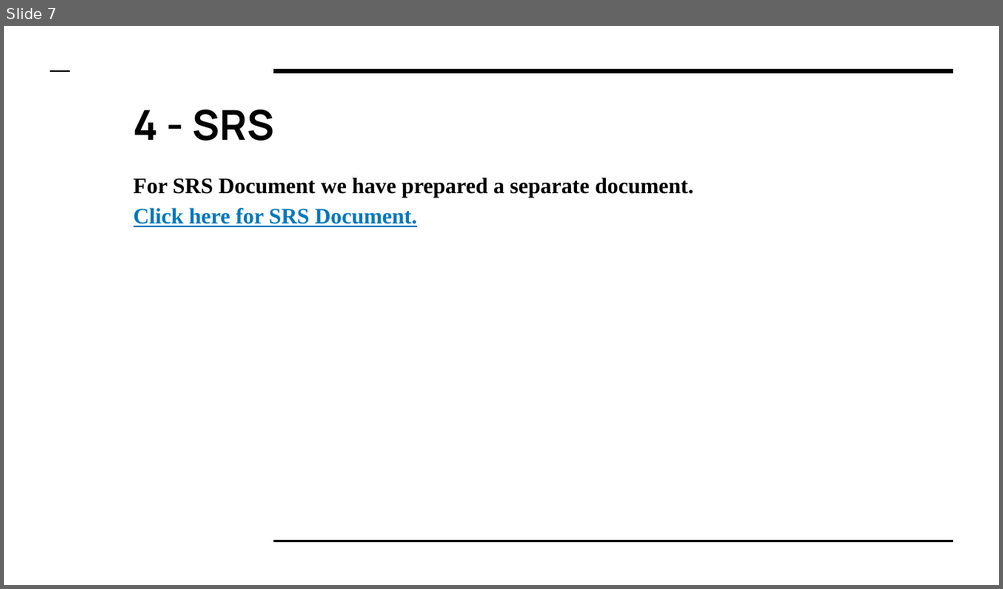
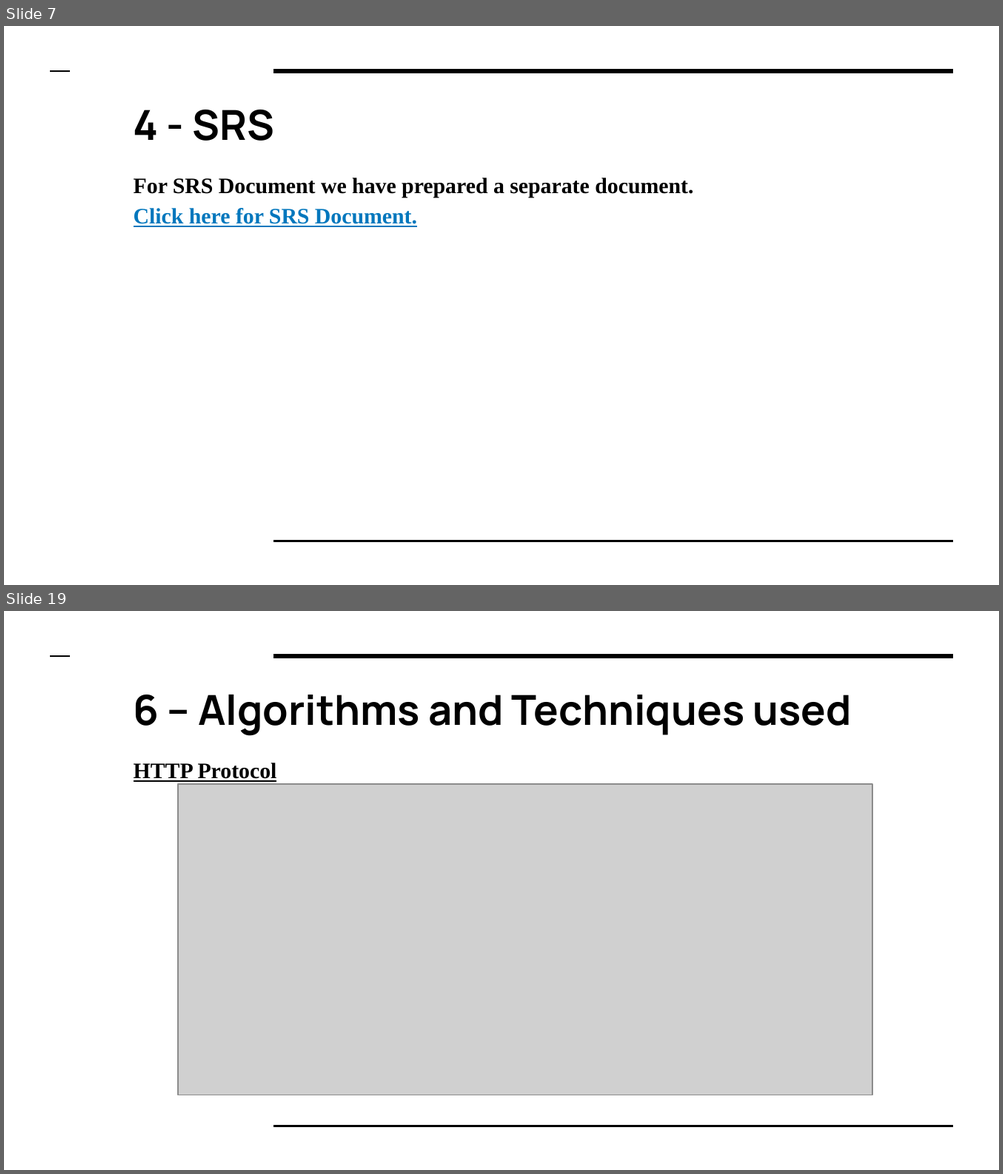
Before and after one commit to meetb007/kissan-bandhu, a slide deck: documents/kisaan Bandhu.pptx. Shown one above the other, each under a label of ours: slide 7 before the commit, slides 7 and 19 after it; the slides between them are not shown. The pictures are 1003x589 and 1003x1174 pixels, drawn with LibreOffice and Linux fonts; fonts in the diff are those of the drawing; grey boxes stand for pictures. Boxes give left, top, right and bottom in pixels: in the first picture for what was removed or moved away, otherwise in the second. Text is boxed around its words. In the diff, an @@ line names an element or a change of style, - is before the commit and + after.

```diff
--- a/documents/kisaan Bandhu.pptx
+++ b/documents/kisaan Bandhu.pptx
@@ slide 19 added at <box>4,611,999,1170</box>, background #FFFFFF; not listed: 3 template elements that a slide beside it also shows @@
@@ title added at <box>134,695,852,735</box>, 30 pt, text #000000, bold @@
+6 – Algorithms and Techniques used
@@ text added at <box>134,763,277,782</box>, 16 pt, text #000000, bold, underline @@
+    HTTP Protocol
@@ picture added at <box>178,784,872,1096</box> @@
```
Also in this commit, not shown: 8 slides changed, 12 other slides added, 6 other files.
